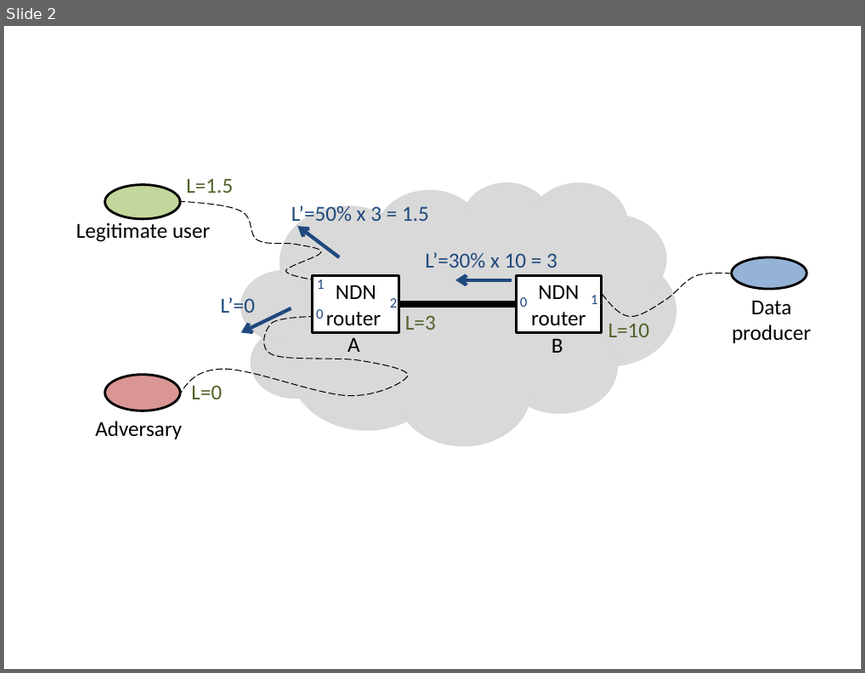
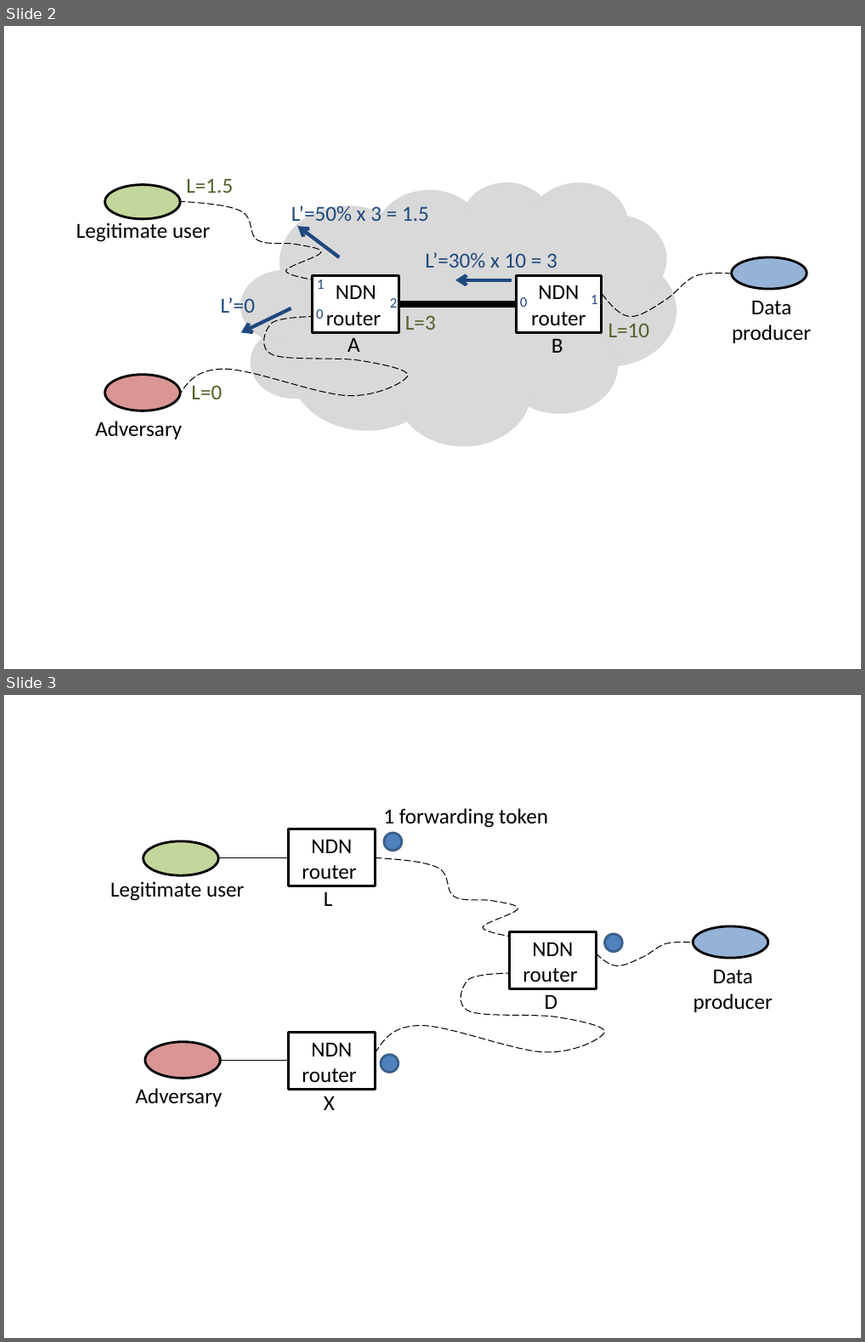
Before and after one commit to cawka/ifip-networking-2013-interest-flooding, a slide deck: figures/attack-definition.pptx. Shown one above the other, each under a label of ours: slide 2 before the commit, slides 2 and 3 after it. The pictures are 865x673 and 865x1342 pixels, drawn with LibreOffice and Linux fonts; fonts in the diff are those of the drawing. Boxes give left, top, right and bottom in pixels: in the first picture for what was removed or moved away, otherwise in the second. Text is boxed around its words. In the diff, an @@ line names an element or a change of style, - is before the commit and + after.

```diff
--- a/figures/attack-definition.pptx
+++ b/figures/attack-definition.pptx
@@ slide 3 added at bbox=[4, 695, 861, 1338], background #FFFFFF @@
@@ text added at bbox=[383, 808, 548, 828], 18 pt, text #000000 @@
+1 forwarding token
@@ ellipse added at bbox=[143, 841, 218, 876], fill #C3D69B, outline #000000 2 pt @@
@@ rectangle added at bbox=[289, 829, 375, 887], fill #FFFFFF, outline #000000 2 pt, 18 pt, text #000000 @@
+NDN router
@@ ellipse added at bbox=[384, 833, 402, 851], fill #4F81BD, outline #3A5F8C 2 pt @@
@@ line added from (218, 858) to (289, 858), #000000 0.75 pt @@
@@ freeform shape added at bbox=[375, 858, 518, 936], outline #000000 0.75 pt dashed @@
@@ text added at bbox=[110, 881, 244, 901], 18 pt, text #000000 @@
+Legitimate user
@@ text added at bbox=[324, 891, 333, 906], 18 pt, text #000000 @@
+L
@@ rectangle added at bbox=[510, 932, 596, 990], fill #FFFFFF, outline #000000 2 pt, 18 pt, text #000000 @@
+NDN router
@@ freeform shape added at bbox=[596, 941, 692, 966], outline #000000 0.75 pt dashed @@
@@ ellipse added at bbox=[605, 934, 623, 952], fill #4F81BD, outline #3A5F8C 2 pt @@
@@ ellipse added at bbox=[692, 926, 768, 958], fill #95B3D7, outline #000000 2 pt @@
@@ freeform shape added at bbox=[375, 973, 605, 1052], outline #000000 0.75 pt dashed @@
@@ text added at bbox=[693, 969, 772, 1012], 18 pt, text #000000 @@
+Data producer
@@ text added at bbox=[545, 994, 557, 1009], 18 pt, text #000000 @@
+D
@@ ellipse added at bbox=[145, 1042, 221, 1078], fill #D99694, outline #000000 2 pt @@
@@ rectangle added at bbox=[289, 1032, 375, 1090], fill #FFFFFF, outline #000000 2 pt, 18 pt, text #000000 @@
+NDN router
@@ line added from (218, 1060) to (289, 1060), #000000 0.75 pt @@
@@ ellipse added at bbox=[381, 1054, 399, 1072], fill #4F81BD, outline #3A5F8C 2 pt @@
@@ text added at bbox=[136, 1088, 222, 1106], 18 pt, text #000000 @@
+Adversary
@@ text added at bbox=[324, 1095, 335, 1110], 18 pt, text #000000 @@
+X
```
Also in this commit, not shown: 11 other files.
